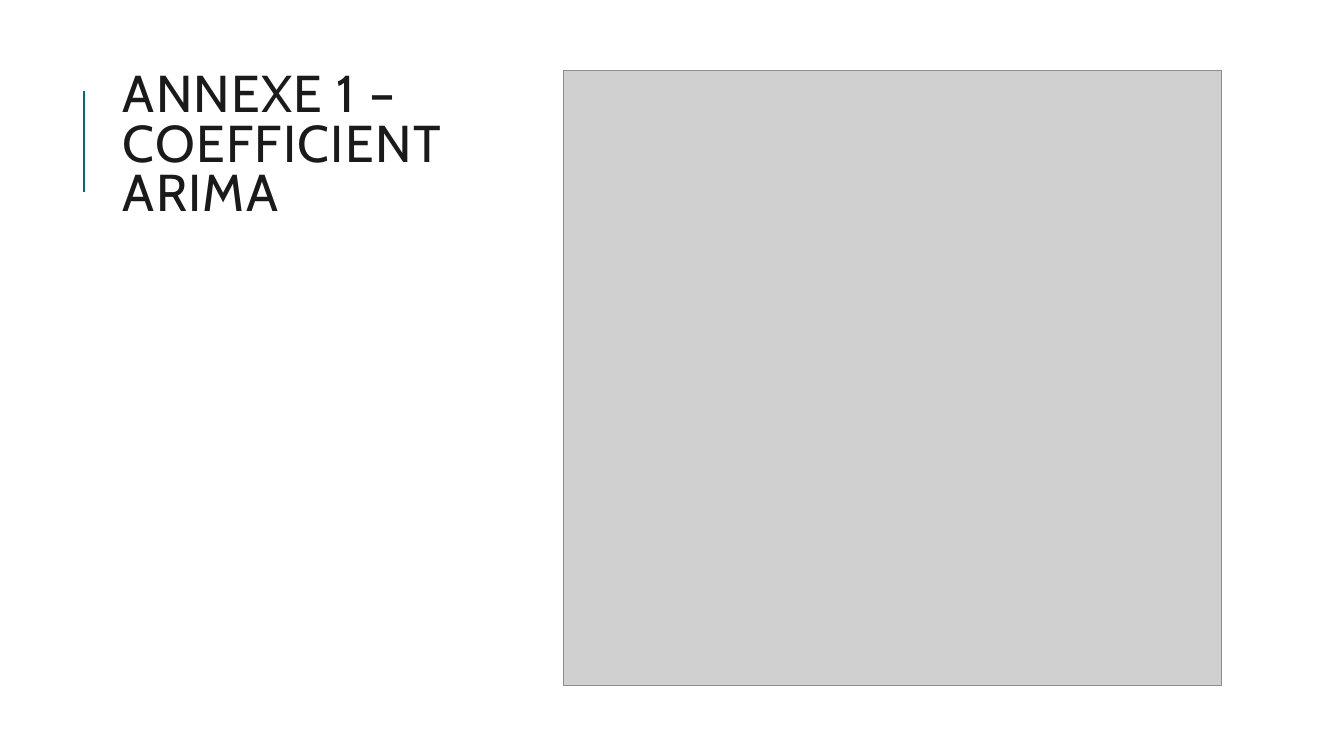
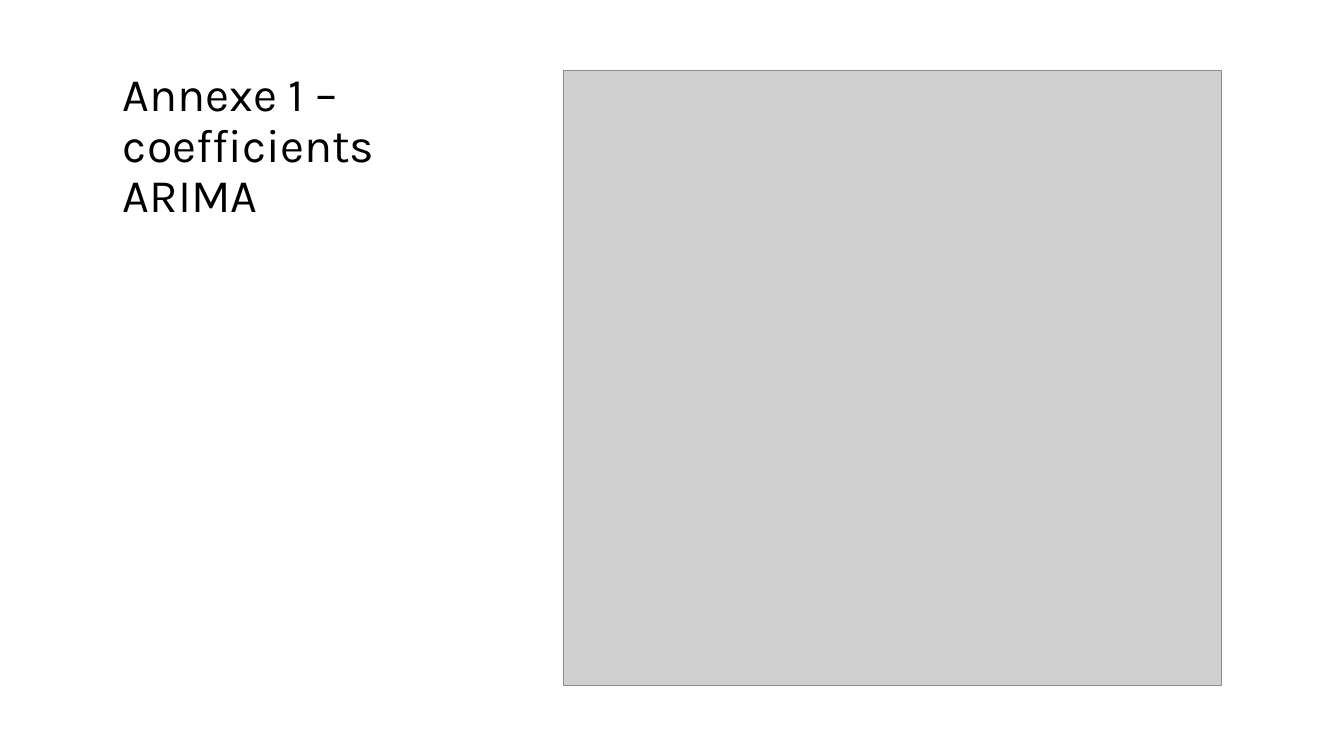
Before and after one commit to bechirhannachi/BNP-Centrale-project-Gr-1, a slide deck: slide 34 of Présentation projet BNP Gr 1.pptx (slide 19 before the commit). Drawn at 1344x756 pixels with LibreOffice and Linux fonts; fonts in the diff are those of the drawing; grey boxes stand for pictures. Boxes give left, top, right and bottom in pixels: in the first picture for what was removed or moved away, otherwise in the second. Text is boxed around its words. In the diff, an @@ line names an element or a change of style, - is before the commit and + after.

```diff
--- a/Présentation projet BNP Gr 1.pptx
+++ b/Présentation projet BNP Gr 1.pptx
@@ title at bbox=[123, 81, 374, 212]: text changed; size 37 to 33.3 pt; font Cabin to Karla; text colour #1A1A1A to #000000 @@
-ANNEXE 1 – COEFFICIENT ARIMA
+Annexe 1 – coefficients ARIMA
@@ line removed from (84, 192) to (84, 91) @@
```
Also in this commit, not shown: 2 other slides changed, 31 slides added, 17 slides removed.
